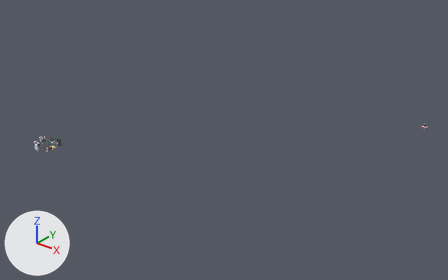
The glTF model assets/office_level.glb as it was, and as the next commit left it.
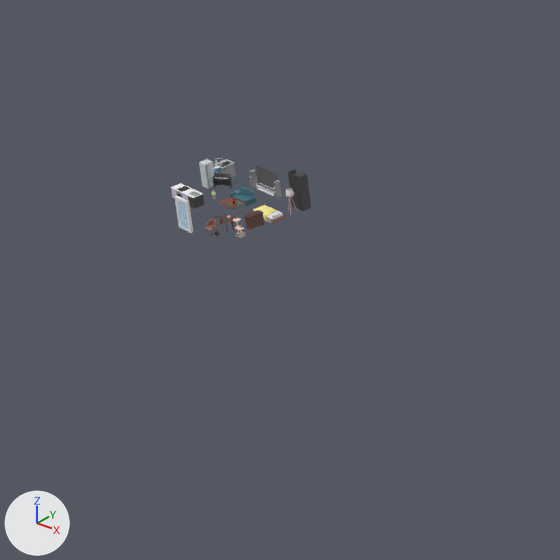
The first picture shows the older version from a camera (50 mm lens) standing at (174.9, -115.8, 99.1) and looking at (46.1, 45.2, -0.7). The close-ups show the older and then the newer version on the part from 0% to 25% of the width and 37% to 77% of the height of that picture. Only the edits that show in the close-ups are written down. The axes (+X, +Y, +Z) are drawn at lower left. The lights are the same throughout. Where no turn or scale is listed for an object, it has been applied to the vertices.

The first close-up shows 'bed_001', 'closet_001', 'door_001', 'door_frame_001', 'dresser_001', 'fridge_001', 'kitchen_table_001', 'lamp_002', 'lounge_chair_001', 'musical_instrument_001', 'scratching_post_001', 'sofa_001', 'tv_wall_001' and 3 more.
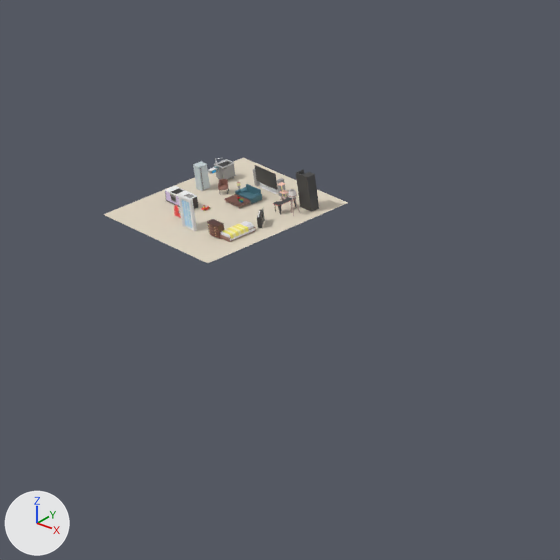
Where the change shows, as pixel boxes (x1, y1, x2, y2) in the close-ups (560 x 560 px):
'Floor', added (pale yellow): after (103, 158, 348, 263)
'closet_001', moved: before (288, 169, 311, 211); after (296, 169, 319, 212)
'bed_001', moved, turned: before (253, 205, 285, 224); after (220, 221, 256, 242)
'tv_wall_001', moved, turned: before (249, 165, 282, 199); after (253, 165, 285, 197)
'kitchen_table_001', moved: before (171, 183, 204, 209); after (165, 186, 198, 209)
'fridge_001', moved: before (199, 159, 214, 189); after (193, 161, 210, 191)
'dresser_001', moved, turned: before (245, 210, 264, 230); after (207, 219, 224, 239)
'sofa_001', moved: before (229, 186, 256, 206); after (235, 184, 262, 204)
'door_frame_001', moved: before (175, 196, 193, 233); after (178, 194, 197, 231)
'door_001', moved: before (177, 200, 189, 232); after (180, 198, 193, 230)
'musical_instrument_001', moved, turned: before (213, 173, 232, 189); after (257, 209, 265, 228)
'lounge_chair_001', moved: before (205, 219, 218, 236); after (218, 179, 229, 194)
'scratching_post_001', moved: before (233, 218, 246, 238); after (277, 182, 289, 200)
'lamp_002', moved: before (286, 188, 298, 215); after (288, 189, 300, 216)

The change, as a diff of the scene's bpy script:
```diff
--- a/assets/office_level.glb.py
+++ b/assets/office_level.glb.py
@@ mat_floormat @@
+mat_floormat = principled_material('FloorMat')
+mat_floormat.base_color = (0.76, 0.68, 0.55)  # pale yellow #e2d7c4
+mat_floormat.roughness = 0.8
@@ me_plane @@
+me_plane.from_pydata([(-6.0, -6.0, 0.0), (6.0, -6.0, 0.0), (-6.0, 6.0, 0.0), (6.0, 6.0, 0.0)], [], [(0, 1, 3), (0, 3, 2)])
+me_plane.materials.append(mat_floormat)  # pale yellow #e2d7c4
@@ ob_bed_001 @@
 ob_bed_001 = bpy.data.objects.new('bed_001', me_mesh_263)
-ob_bed_001.location = (3.5, 1.0, 0.0)
-ob_bed_001.rotation_euler = (0.0, 0.0, -1.571)  # degrees (0, 0, -90)
+ob_bed_001.location = (4.0, -2.0, 0.0)
@@ ob_closet_001 @@
 ob_closet_001 = bpy.data.objects.new('closet_001', me_mesh_054)
-ob_closet_001.location = (4.0, 3.5, 0.0)
+ob_closet_001.location = (4.5, 3.8, 0.0)
@@ ob_door_001 @@
 ob_door_001 = bpy.data.objects.new('door_001', me_mesh_118)
-ob_door_001.location = (0.0, -3.8, 0.0)
+ob_door_001.location = (0.0, -3.5, 0.0)
@@ ob_door_frame_001 @@
 ob_door_frame_001 = bpy.data.objects.new('door_frame_001', me_mesh_183)
-ob_door_frame_001.location = (0.0, -3.8, 0.0)
+ob_door_frame_001.location = (0.0, -3.5, 0.0)
@@ ob_kitchen_table_001 @@
 ob_kitchen_table_001 = bpy.data.objects.new('kitchen_table_001', me_mesh_438)
-ob_kitchen_table_001.location = (-3.0, -1.0, 0.0)
+ob_kitchen_table_001.location = (-3.0, -1.5, 0.0)
@@ ob_fridge_001 @@
 ob_fridge_001 = bpy.data.objects.new('fridge_001', me_mesh_492)
-ob_fridge_001.location = (-4.0, 1.5, 0.0)
+ob_fridge_001.location = (-4.0, 1.0, 0.0)
@@ ob_lamp_002 @@
 ob_lamp_002 = bpy.data.objects.new('lamp_002', me_mesh_347)
-ob_lamp_002.location = (4.2, 2.5, 0.0)
+ob_lamp_002.location = (4.5, 2.5, 0.0)
@@ ob_lounge_chair_001 @@
 ob_lounge_chair_001 = bpy.data.objects.new('lounge_chair_001', me_mesh_519)
-ob_lounge_chair_001.location = (2.5, -3.0, 0.0)
+ob_lounge_chair_001.location = (-2.2, 1.5, 0.0)
@@ ob_musical_instrument_001 @@
 ob_musical_instrument_001 = bpy.data.objects.new('musical_instrument_001', me_mesh_001)
-ob_musical_instrument_001.location = (-3.0, 2.0, 0.0)
-ob_musical_instrument_001.rotation_euler = (0.0, 0.0, 0.524)  # degrees (0, 0, 30)
+ob_musical_instrument_001.location = (4.0, 0.0, 0.0)
+ob_musical_instrument_001.rotation_euler = (0.0, 0.0, -0.785)  # degrees (0, 0, -45)
@@ ob_scratching_post_001 @@
 ob_scratching_post_001 = bpy.data.objects.new('scratching_post_001', me_mesh_447)
-ob_scratching_post_001.location = (4.2, -2.0, 0.0)
+ob_scratching_post_001.location = (2.0, 3.5, 0.0)
@@ ob_dresser_001 @@
 ob_dresser_001 = bpy.data.objects.new('dresser_001', me_mesh_6500)
-ob_dresser_001.location = (4.0, -0.5, 0.0)
-ob_dresser_001.rotation_euler = (0.0, 0.0, -1.571)  # degrees (0, 0, -90)
+ob_dresser_001.location = (3.0, -3.0, 0.0)
@@ ob_sofa_001 @@
 ob_sofa_001 = bpy.data.objects.new('sofa_001', me_mesh_6434)
-ob_sofa_001.location = (0.0, 1.5, 0.0)
+ob_sofa_001.location = (0.0, 2.0, 0.0)
@@ ob_tv_wall_001 @@
 ob_tv_wall_001 = bpy.data.objects.new('tv_wall_001', me_mesh_369)
-ob_tv_wall_001.location = (0.0, 3.5, 0.0)
+ob_tv_wall_001.location = (0.0, 3.8, 0.0)
+ob_tv_wall_001.rotation_euler = (0.0, 0.0, -3.142)  # degrees (0, 0, -180)
@@ ob_floor @@
+ob_floor = bpy.data.objects.new('Floor', me_plane)
+ob_floor.location = (0.0, 0.0, -0.01)
```
